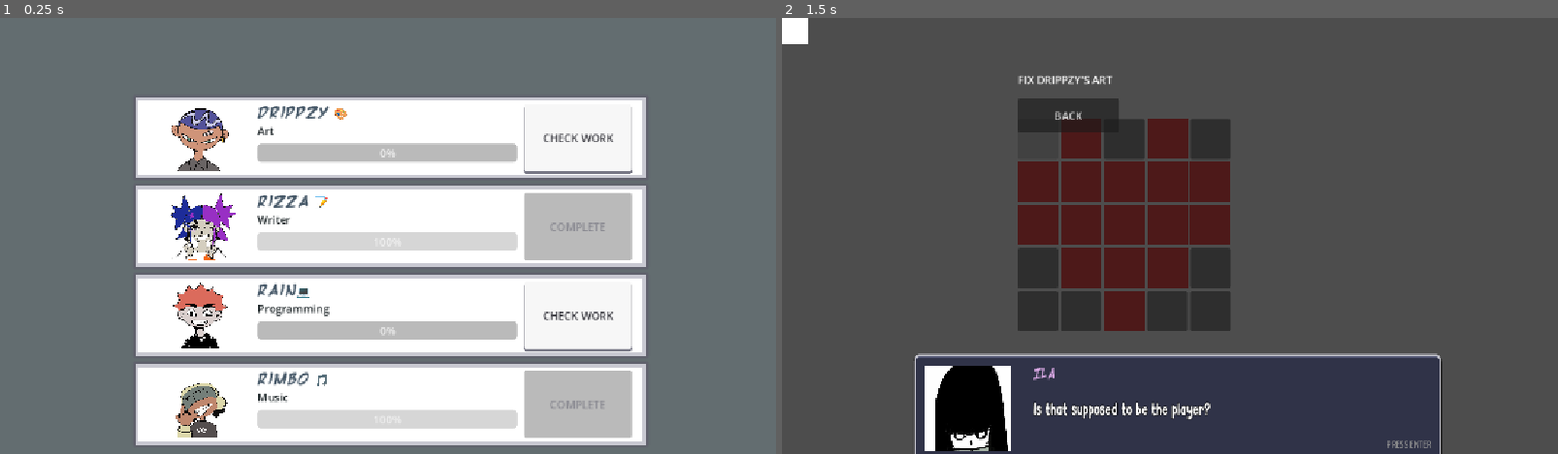
Above: before the commit, frames 1-2 (left to right).
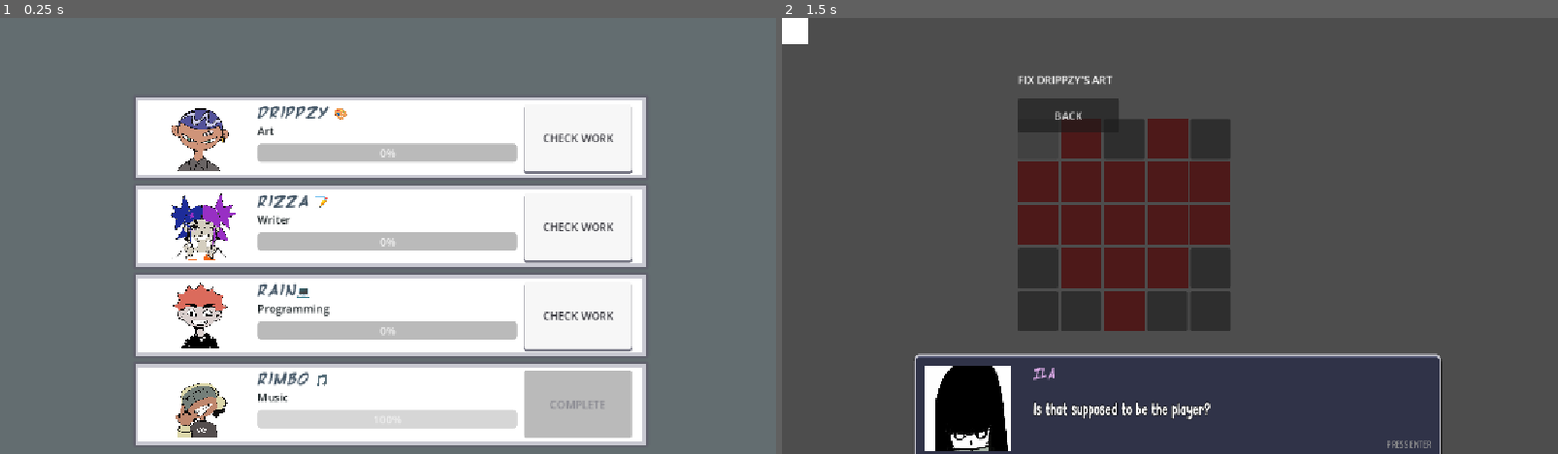
Above: after the commit, the same moments.

Repository: aadhyap/soloDev
Game: Godot game, scene res://dashboard.tscn
Two runs of this game, one before a commit and one after it. Both use one fixed random seed, a clock stepped at 60 frames per second and the inputs below. Sound files missing from this copy of the repository are replaced by a short silence.
Inputs (mouse positions are in pixels of both pictures, inside the frame that each line leads up to):
- Up to frame 1 (0.25 s): no input
- Up to frame 2 (1.5 s): click "CHECK WORK" at 0.5 s; click (1038, 140) at 1.27 s

The runs differ from the first frame. In frame 1, 3.6% of the frame differs, in the area x 33-82%, y 40-57%; in frame 2, nothing differs.

Commit message:
dialog box for kicking out works

Diff:
--- a/dashboardUI/DialogueSystem/dialog_box.gd
+++ b/dashboardUI/DialogueSystem/dialog_box.gd
@@ -63,7 +63,7 @@
 		return ila_portrait
 
 	for member in GameState.team_members:
-		if member.display_name.to_lower() == speaker_name.to_lower():
+		if member.id.to_lower() == speaker_name.to_lower():
 			return member.profile_picture
 
 	return null
--- a/dashboardUI/DialogueSystem/dialogue/dialogue.json
+++ b/dashboardUI/DialogueSystem/dialogue/dialogue.json
@@ -1,11 +1,11 @@
 {
-  "risa_first_check": [
+  "rizza_first_check": [
 	{
 	  "speaker": "Ila",
 	  "text": "bruh what am I looking at"
 	},
 	{
-	  "speaker": "Risa",
+	  "speaker": "Rizza",
 	  "text": "Uhh... so this is all I got for the story."
 	}
   ],
@@ -19,5 +19,54 @@
 	  "speaker": "Drippzy",
 	  "text": "Yeah."
 	}
+  ],
+  "drippzy_kickout": [
+	{
+	  "speaker": "Drippzy",
+	  "text": "aight stop doing all the work bro"
+	},
+	{
+	  "speaker": "Ila",
+	  "text": "we literally have a deadline"
+	},
+	{
+	  "speaker": "Drippzy",
+	  "text": "yeah and I'm literally working on it now"
+	}
+  ],
+
+  "risa_kickout": [
+	{
+	  "speaker": "Rizza",
+	  "text": "Okay okay, let me actually write something."
+	},
+	{
+	  "speaker": "Ila",
+	  "text": "You wrote one word."
+	},
+	{
+	  "speaker": "Rizza",
+	  "text": "And now I'm writing a second one."
+	}
+  ],
+
+  "risa_first_check": [
+	{
+	  "speaker": "Ila",
+	  "text": "bruh what am I looking at"
+	},
+	{
+	  "speaker": "Rizza",
+	  "text": "Uhh so this is all I got for the story."
+	},
+	{
+	  "speaker": "Ila",
+	  "text": "You wrote 'The.'"
+	},
+	{
+	  "speaker": "Rizza",
+	  "text": "I was getting there."
+	}
   ]
+
 }
--- a/gameTasks/writing1.tres
+++ b/gameTasks/writing1.tres
@@ -12,7 +12,7 @@
 script = ExtResource("1_72swj")
 id = "intro"
 display_name = "Intro"
-assigned_member_id = "risa"
+assigned_member_id = "rizza"
 role_name = "Writing"
 task_data = SubResource("Resource_w3124")
 metadata/_custom_type_script = "uid://cg8xfoam2u1kk"
--- a/minigames/art/art_minigame.gd
+++ b/minigames/art/art_minigame.gd
@@ -11,13 +11,6 @@
 
 
 func _ready():
-	print("CURRENT TASK: ", GameState.current_task)
-	print("PENDING DIALOGUE: '", GameState.pending_dialogue, "'")
-	print("SEEN DIALOGUES: ", GameState.seen_dialogues)
-
-	if GameState.current_task == null:
-		print("NO CURRENT TASK")
-		return
 	if GameState.current_task == null:
 		print("NO CURRENT TASK")
 		return
@@ -37,11 +30,9 @@
 	create_pixel_grid()
 
 	if GameState.pending_dialogue != "":
-		prints("get here")
 		var dialogue_box = get_tree().get_first_node_in_group("dialogue_box")
 
 		if dialogue_box:
-			prints("get here PLZ")
 			var dialogue_id = GameState.pending_dialogue
 
 			GameState.pending_dialogue = ""
@@ -119,14 +110,24 @@
 		GameState.current_task.display_name
 	)
 
+	var member_id = GameState.current_task.assigned_member_id
+
 	GameState.complete_current_task()
+
+	var dialogue_box = get_tree().get_first_node_in_group("dialogue_box")
+
+	if dialogue_box != null:
+		var dialogue_id = member_id + "_kickout"
+
+		dialogue_box.start(dialogue_id)
+
+		await dialogue_box.finished
 
 	GameState.current_task = null
 
 	get_tree().change_scene_to_file(
 		"res://dashboard.tscn"
 	)
-
 
 func parse_pattern(pattern: String) -> Array[int]:
 	var result: Array[int] = []
--- a/minigames/writing/writing_minigame.gd
+++ b/minigames/writing/writing_minigame.gd
@@ -22,6 +22,17 @@
 
 	typed_count = 0
 	progress_bar.value = 0
+
+	if GameState.pending_dialogue != "":
+		var dialogue_box = get_tree().get_first_node_in_group("dialogue_box")
+
+		if dialogue_box:
+			var dialogue_id = GameState.pending_dialogue
+
+			GameState.pending_dialogue = ""
+			GameState.mark_dialogue_seen(dialogue_id)
+
+			dialogue_box.start(dialogue_id)
 
 	update_story_display()
 
--- a/minigames/writing_minigame.tscn
+++ b/minigames/writing_minigame.tscn
@@ -1,6 +1,7 @@
 [gd_scene format=3 uid="uid://6g0k1mkme3es"]
 
 [ext_resource type="Script" uid="uid://d1k2j1vqlsy2o" path="res://minigames/writing/writing_minigame.gd" id="1_sbvjl"]
+[ext_resource type="PackedScene" uid="uid://1m66htvxa4i0" path="res://dashboardUI/DialogueSystem/dialogue_box.tscn" id="2_pkvbn"]
 
 [node name="Control" type="Control" unique_id=538729271]
 layout_mode = 3
@@ -34,4 +35,6 @@
 layout_mode = 2
 text = "Back"
 
+[node name="DialogueUI" parent="." unique_id=38181865 instance=ExtResource("2_pkvbn")]
+
 [connection signal="pressed" from="VBoxContainer/BackButton" to="." method="_on_back_button_pressed"]
